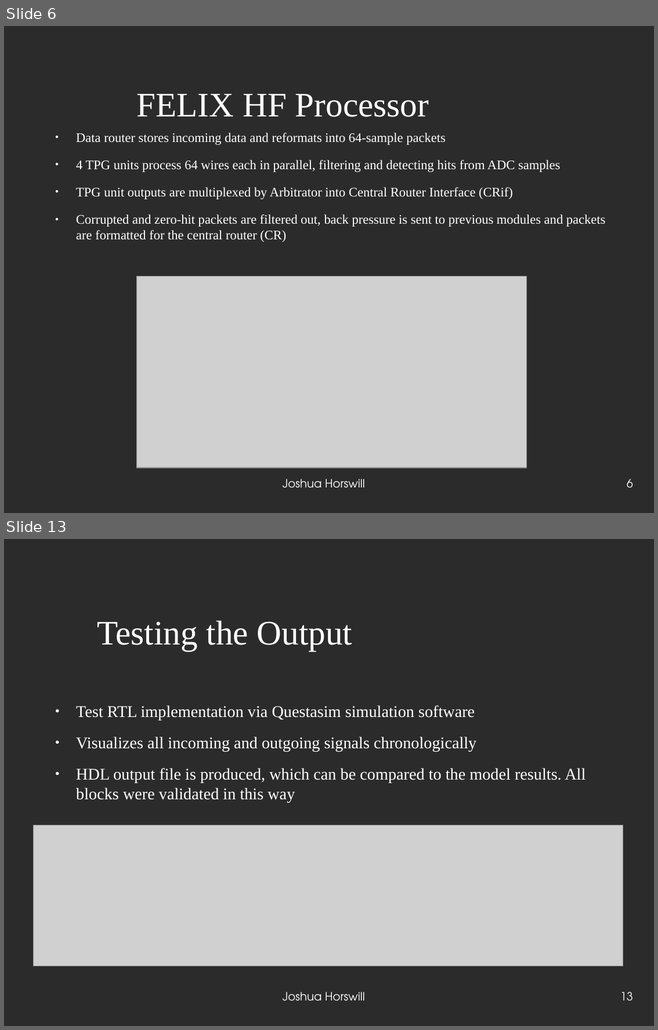
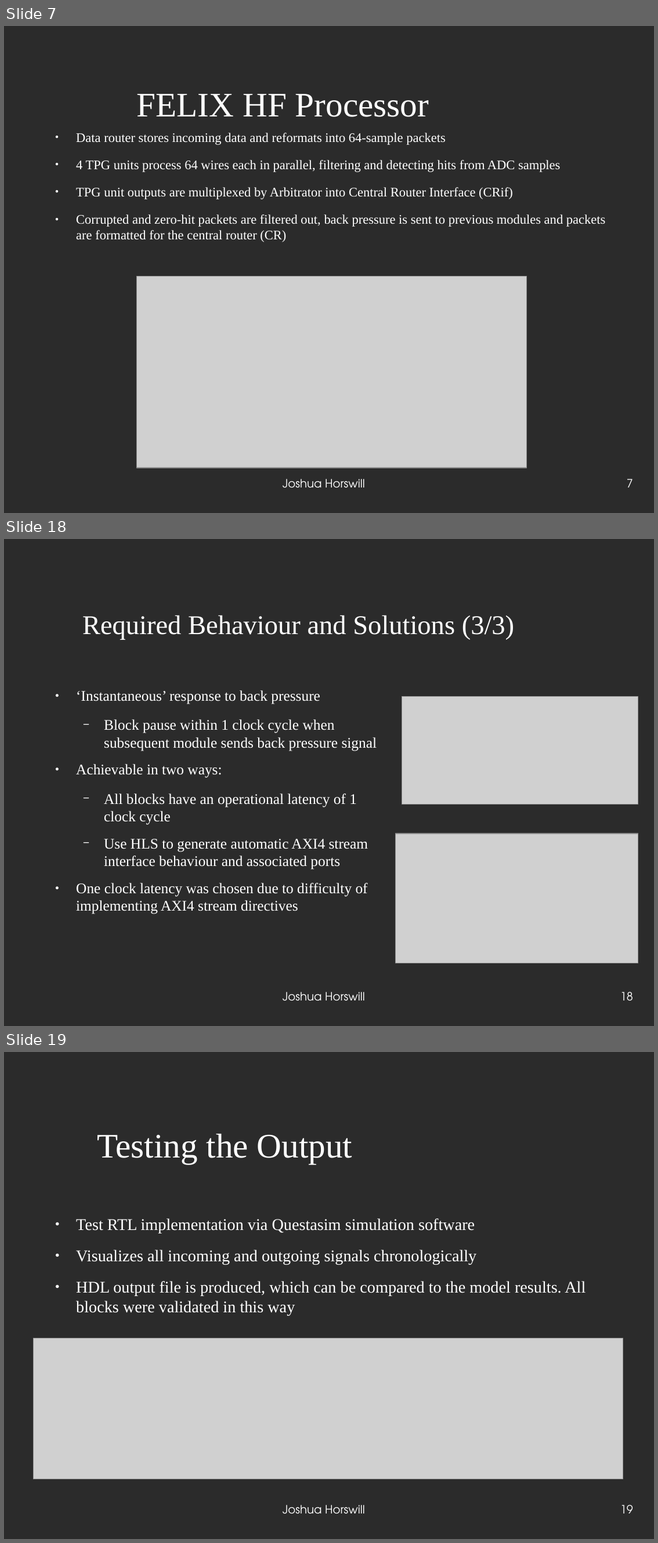
Before and after one commit to JoshCodesPhysics/dune_project, a slide deck: dune_notes/dune_pres/dune_project_pres.odp. Shown one above the other, each under a label of ours: slides 6 and 13 before the commit, slides 7, 18 and 19 after it; the slides between them are not shown. The pictures are 658x1030 and 658x1543 pixels, drawn with LibreOffice and Linux fonts; fonts in the diff are those of the drawing; grey boxes stand for pictures; background and template pictures are left out; a plain dark background stands for a picture behind light text. Boxes give left, top, right and bottom in pixels: in the first picture for what was removed or moved away, otherwise in the second. Text is boxed around its words. In the diff, an @@ line names an element or a change of style, - is before the commit and + after.

```diff
--- a/dune_notes/dune_pres/dune_project_pres.odp
+++ b/dune_notes/dune_pres/dune_project_pres.odp
@@ slide 18 added at <box>4,539,654,1026</box>, background picture (left out) @@
@@ title added at <box>82,615,514,640</box>, 33 pt, text #FFFFFF @@
+Required Behaviour and Solutions (3/3)
@@ text added at <box>76,690,377,914</box>, 18 pt, text #FFFFFF @@
+● ‘Instantaneous’ response to back pressure
+  − Block pause within 1 clock cycle when subsequent module sends back pressure signal
+● Achievable in two ways:
+  − All blocks have an operational latency of 1 clock cycle
+  − Use HLS to generate automatic AXI4 stream interface behaviour and associated ports
+● One clock latency was chosen due to difficulty of implementing AXI4 stream directives
@@ picture added at <box>402,697,638,804</box> @@
@@ picture added at <box>396,834,638,964</box> @@
@@ text added at <box>282,992,365,1001</box>, 14 pt, text #FFFFFF @@
+Joshua Horswill
@@ page number added at <box>620,992,633,1001</box>, 14 pt, text #FFFFFF @@
+18
@@ what was slide 6 is now slide 7 @@
@@ page number at <box>626,479,633,488</box>: text changed @@
-6
+7
@@ what was slide 13 is now slide 19 @@
@@ page number at <box>620,1505,633,1514</box>: text changed @@
-13
+19
```
Also in this commit, not shown: 11 slides changed, 8 other slides added, 1 slide removed, 4 other files.
